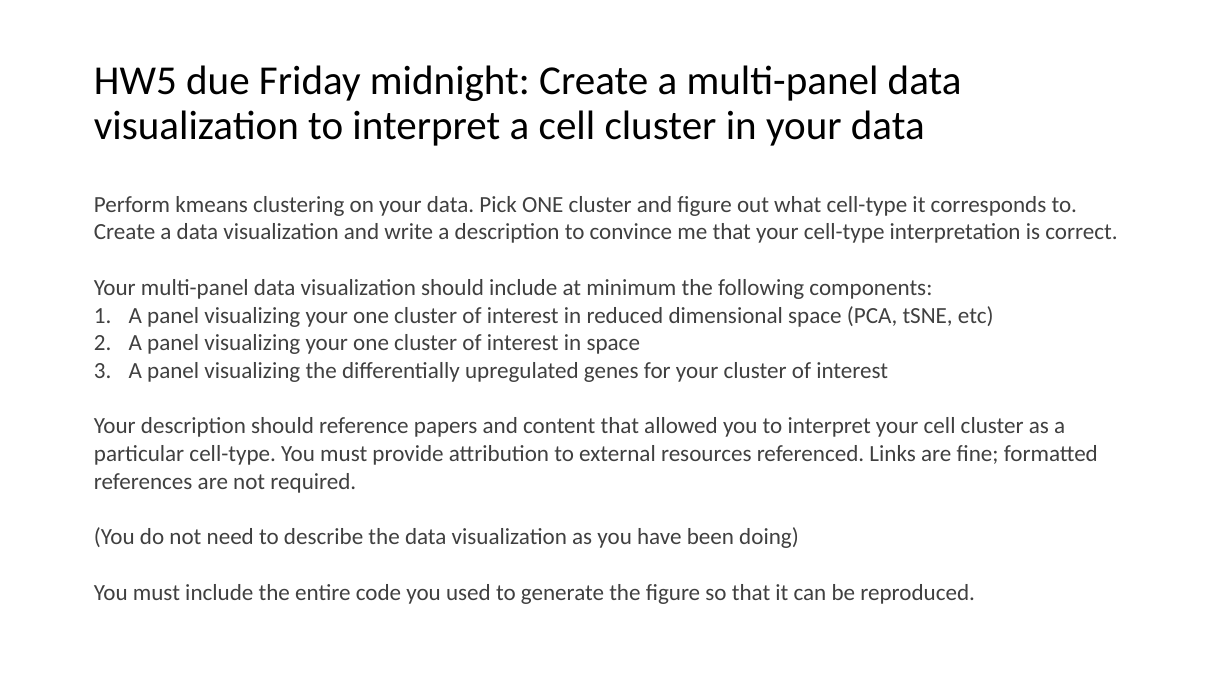
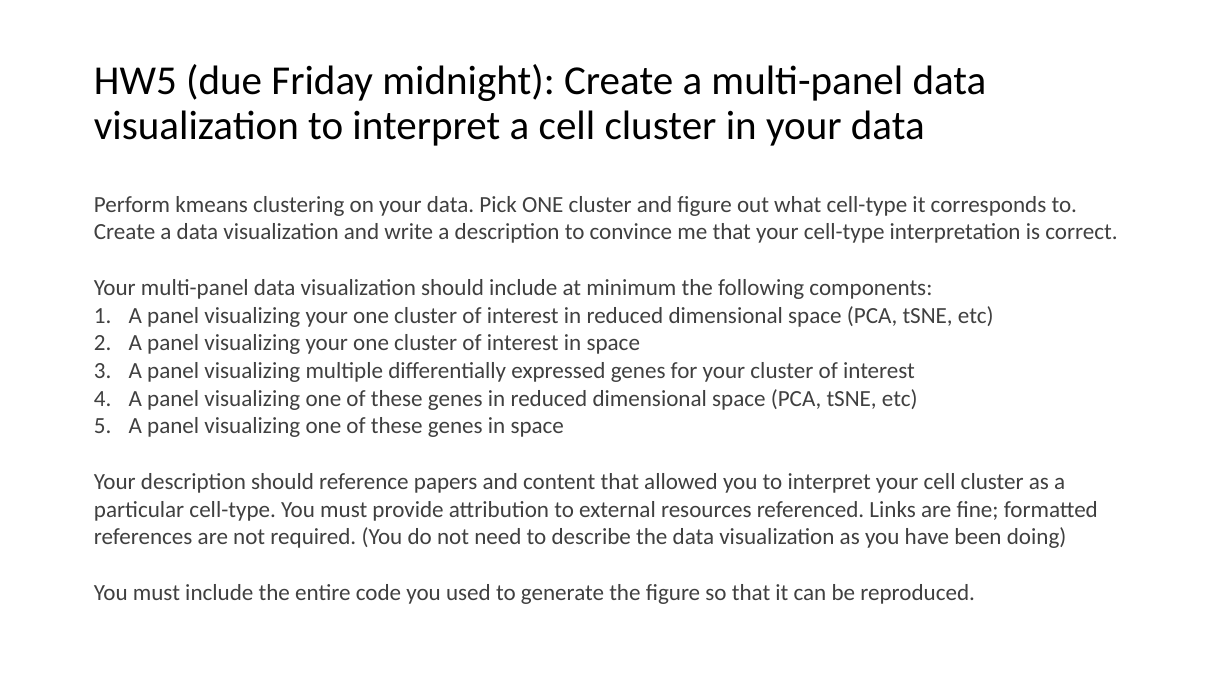
Before and after one commit to JEFworks-Lab/genomic-data-visualization-2023, a slide deck: slide 19 of resources/notes/genomic-data-visualization-Lesson_9.pptx (slide 18 before the commit). Drawn at 1232x693 pixels with LibreOffice and Linux fonts; fonts in the diff are those of the drawing. Boxes give left, top, right and bottom in pixels: in the first picture for what was removed or moved away, otherwise in the second. Text is boxed around its words. In the diff, an @@ line names an element or a change of style, - is before the commit and + after.

Commit message:
update slides

```diff
--- a/resources/notes/genomic-data-visualization-Lesson_9.pptx
+++ b/resources/notes/genomic-data-visualization-Lesson_9.pptx
@@ title at [94, 64, 987, 146]: text changed @@
-HW5 due Friday midnight: Create a multi-panel data visualization to interpret a cell cluster in your data
+HW5 (due Friday midnight): Create a multi-panel data visualization to interpret a cell cluster in your data
@@ text at [94, 362, 1098, 548]: text changed @@
-3. A panel visualizing the differentially upregulated genes for your cluster of interest
-Your description should reference papers and content that allowed you to interpret your cell cluster as a particular cell-type. You must provide attribution to external resources referenced. Links are fine; formatted references are not required.
-(You do not need to describe the data visualization as you have been doing)
+3. A panel visualizing multiple differentially expressed genes for your cluster of interest
+4. A panel visualizing one of these genes in reduced dimensional space (PCA, tSNE, etc)
+5. A panel visualizing one of these genes in space
+Your description should reference papers and content that allowed you to interpret your cell cluster as a particular cell-type. You must provide attribution to external resources referenced. Links are fine; formatted references are not required. (You do not need to describe the data visualization as you have been doing)
```
Also in this commit, not shown: 1 other slide changed, 1 slide added, 1 other file.
